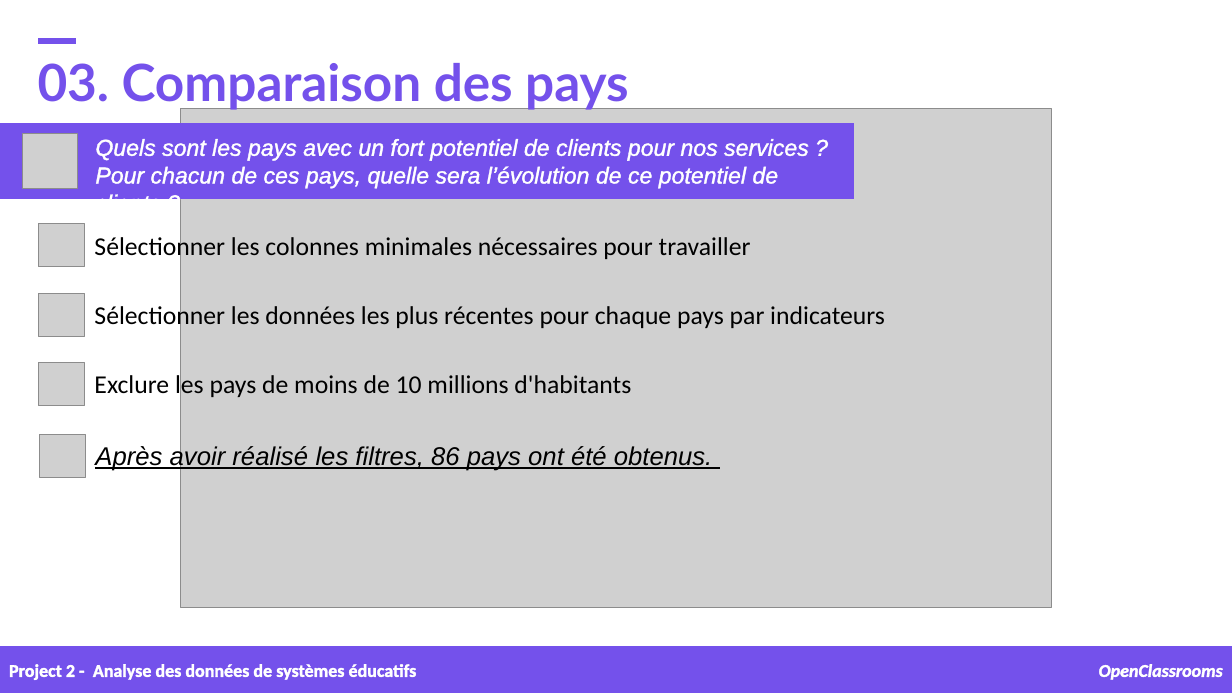
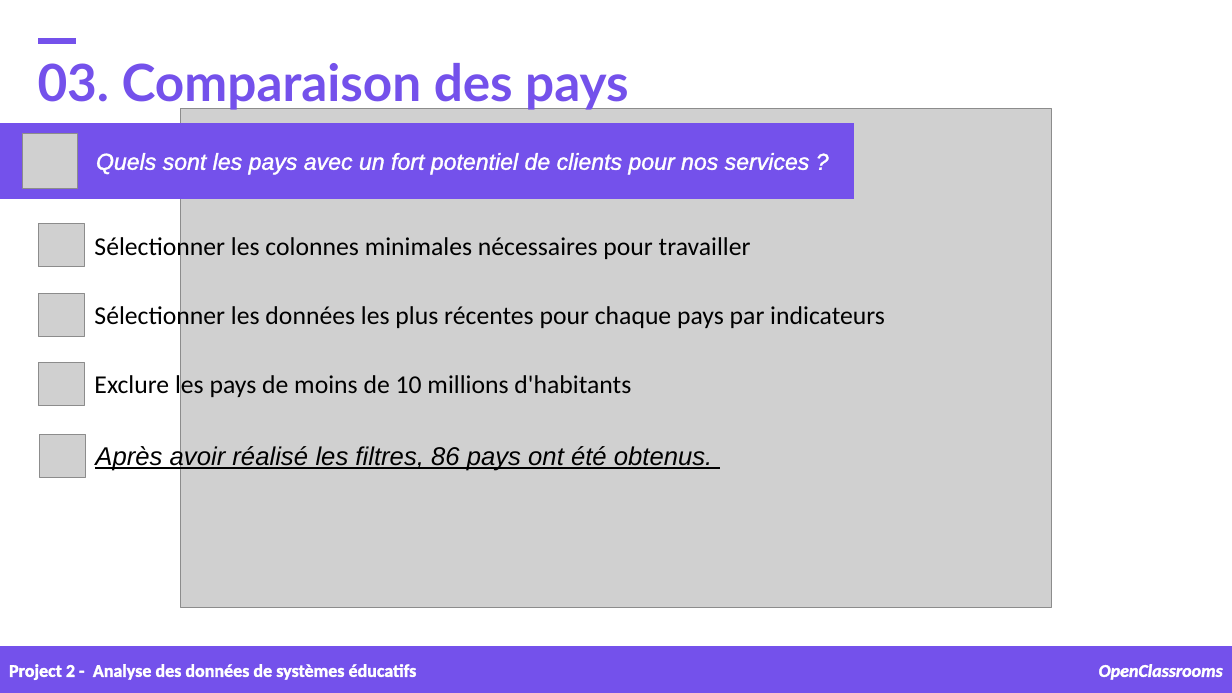
Before and after one commit to samirhinojosa/OC-P2-education-statistics, a slide deck: slide 13 of supports/P2_02_presentation v1.pptx. Drawn at 1232x693 pixels with LibreOffice and Linux fonts; fonts in the diff are those of the drawing; grey boxes stand for pictures; background and template pictures are left out. Boxes give left, top, right and bottom in pixels: in the first picture for what was removed or moved away, otherwise in the second. Text is boxed around its words. In the diff, an @@ line names an element or a change of style, - is before the commit and + after.

Commit message:
Adding final slides

```diff
--- a/supports/P2_02_presentation v1.pptx
+++ b/supports/P2_02_presentation v1.pptx
@@ text "Quels sont les pays avec ...": place and size @@
-text "Quels sont les pays avec ..." at bbox=[95, 139, 809, 199]
+text "Quels sont les pays avec ..." at bbox=[96, 153, 810, 175]
@@ text at bbox=[95, 166, 778, 199]: paragraph removed @@
-Pour chacun de ces pays, quelle sera l’évolution de ce potentiel de clients ?
```
Also in this commit, not shown: 1 other file.
